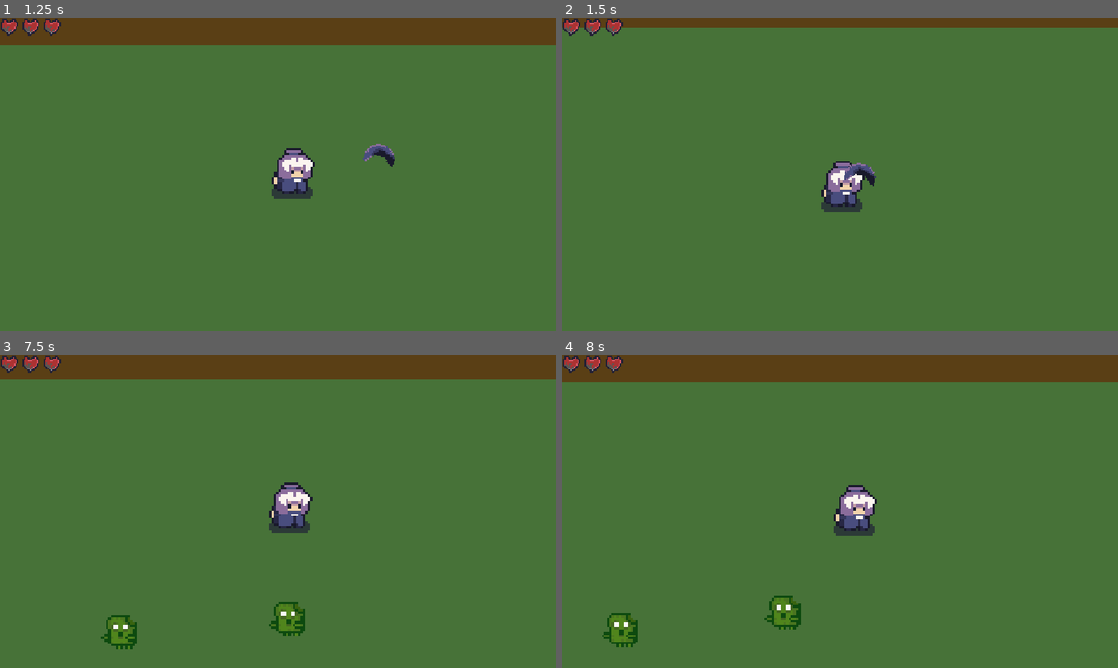
Above: before the commit, frames 1-4 (two rows, left to right).
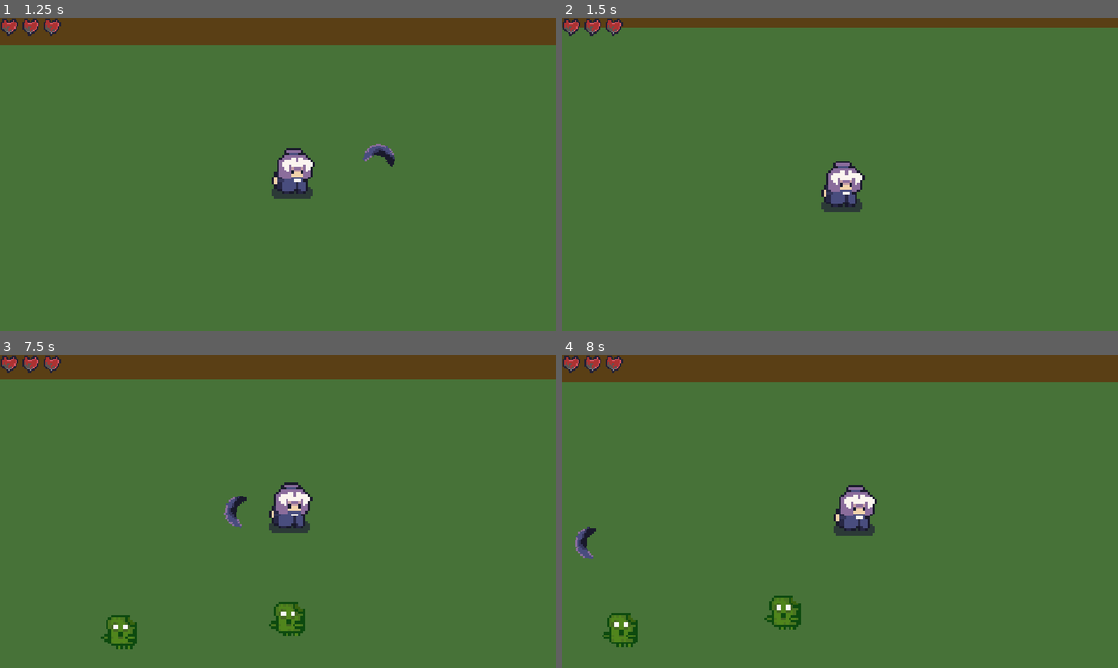
Above: after the commit, the same moments.

Repository: AlloyFoot/boomerangblr
Game: Godot game, scene res://scenes/level_1.tscn
Same seed, same stepped clock (60 frames per second), same inputs: the game is played once before the commit and once after it.
Inputs (mouse positions are in pixels of both pictures, inside the frame that each line leads up to):
- Up to frame 1 (1.25 s): tap Enter at 0.5 s; move the mouse to (400, 158) at 0.52 s; press the mouse at (400, 158) at 0.53 s; hold D (move_right) from 0.53 s (still down)
- Up to frame 2 (1.5 s): move the mouse to (728, 190) at 1.27 s; release D (move_right) at 1.28 s; release the mouse at (728, 190) at 1.28 s; hold Down (move_down) from 1.28 s (still down); click (728, 190) at 1.35 s
- Up to frame 3 (7.5 s): move the mouse to (333, 442) at 2.02 s; release Down (move_down) at 2.03 s; press the mouse at (333, 442) at 2.03 s; hold D (move_right) 2.03-2.78 s; move the mouse to (250, 574) at 2.77 s; release the mouse at (250, 574) at 2.78 s; hold W (move_up) 2.78-3.53 s; click (250, 574) at 2.85 s; move the mouse to (444, 558) at 3.52 s; press the mouse at (444, 558) at 3.53 s; hold A (move_left) 3.53-5.03 s; move the mouse to (111, 464) at 4.27 s; release the mouse at (111, 464) at 4.28 s; click (111, 464) at 4.35 s; move the mouse to (305, 511) at 5.02 s; press the mouse at (305, 511) at 5.03 s; hold Down (move_down) 5.03-5.78 s; move the mouse to (194, 433) at 5.77 s; release the mouse at (194, 433) at 5.78 s; hold D (move_right) 5.78-6.53 s; click (194, 433) at 5.85 s; move the mouse to (400, 495) at 6.52 s; press the mouse at (400, 495) at 6.53 s; hold W (move_up) 6.53-7.28 s; move the mouse to (166, 527) at 7.27 s; release the mouse at (166, 527) at 7.28 s; hold D (move_right) from 7.28 s (still down); click (166, 527) at 7.35 s
- Up to frame 4 (8 s): keep holding D (move_right)

Frame 1 is identical in both runs. In frame 2, 0.2% of the frame differs, in the area x 50-57%, y 46-54%; in frame 3, 0.2%, in the area x 40-45%, y 45-56%; in frame 4, 0.2%.

Commit message:
zombies die now

Diff:
--- a/scenes/boomerang.tscn
+++ b/scenes/boomerang.tscn
@@ -9,6 +9,8 @@
 
 [node name="Area2D" type="Area2D" unique_id=1110388412]
 scale = Vector2(4, 4)
+collision_layer = 9
+collision_mask = 9
 script = ExtResource("1_q1dmq")
 
 [node name="Sprite2D" type="Sprite2D" parent="." unique_id=562484800]
@@ -17,4 +19,7 @@
 
 [node name="CollisionShape2D" type="CollisionShape2D" parent="." unique_id=355708074]
 position = Vector2(0, 3)
+scale = Vector2(1.2, 1.2)
 shape = SubResource("CapsuleShape2D_ymhcm")
+
+[connection signal="body_entered" from="." to="." method="_on_body_entered"]
--- a/scenes/zombie.tscn
+++ b/scenes/zombie.tscn
@@ -5,8 +5,10 @@
 
 [sub_resource type="RectangleShape2D" id="RectangleShape2D_httt1"]
 
-[node name="CharacterBody2D" type="CharacterBody2D" unique_id=30725421]
+[node name="CharacterBody2D" type="CharacterBody2D" unique_id=30725421 groups=["Zombies"]]
 scale = Vector2(2.5, 2.5)
+collision_layer = 9
+collision_mask = 9
 script = ExtResource("1_1vlb3")
 
 [node name="Sprite2D" type="Sprite2D" parent="." unique_id=706804535]
--- a/scripts/boomerang.gd
+++ b/scripts/boomerang.gd
@@ -11,21 +11,28 @@
 var max_distance: float = 400.0
 var traveled_distance: float = 0.0
 
+# Grace period timer so it doesn't instantly hit the player on spawn
+var ignore_player_timer: float = 0.15
+
 func throw(throw_direction: Vector2, throwing_player: Node2D) -> void:
 	player = throwing_player
 	current_state = State.THROWING
 	velocity = throw_direction.normalized() * speed
 	traveled_distance = 0.0
+	ignore_player_timer = 0.15
 
-	# Reparent to the root/world so it doesn't move with the player
 	var world = get_tree().current_scene
 	var current_parent = get_parent()
 	if current_parent != world:
 		current_parent.remove_child(self)
 		world.add_child(self)
-		global_position = throwing_player.global_position
+		# Spawn further ahead of the player to avoid collision overlap
+		global_position = throwing_player.global_position + (throw_direction.normalized() * 40.0)
 
 func _physics_process(delta: float) -> void:
+	if ignore_player_timer > 0:
+		ignore_player_timer -= delta
+
 	match current_state:
 		State.IDLE:
 			return
@@ -33,9 +40,8 @@
 		State.THROWING:
 			position += velocity * delta
 			traveled_distance += velocity.length() * delta
-			rotation += 25.0 * delta # Spin effect
+			rotation += 25.0 * delta
 
-			# Switch to returning once max distance is reached
 			if traveled_distance >= max_distance:
 				current_state = State.RETURNING
 
@@ -44,13 +50,11 @@
 				_catch_and_destroy()
 				return
 
-			# Continuously steer towards the player's current position
 			var direction = (player.global_position - global_position).normalized()
 			velocity = direction * speed
 			position += velocity * delta
-			rotation += 25.0 * delta # Spin effect
+			rotation += 25.0 * delta
 
-			# Catch check: if close enough to player, collect it
 			if global_position.distance_to(player.global_position) < 30.0:
 				_catch_and_destroy()
 
@@ -58,10 +62,20 @@
 	returned.emit()
 	queue_free()
 
-# Optional: Handle hitting walls or enemies
 func _on_body_entered(body: Node2D) -> void:
-	if body == player and current_state == State.RETURNING:
-		_catch_and_destroy()
+	if body == player:
+		if current_state == State.RETURNING and ignore_player_timer <= 0:
+			_catch_and_destroy()
+		return
+
+	elif body.is_in_group("Zombies"):
+		if body.has_method("die"):
+			body.die()
+		else:
+			body.queue_free()
+
+		if current_state == State.THROWING:
+			current_state = State.RETURNING
+
 	elif not body.is_in_group("Player") and current_state == State.THROWING:
-		# Turn back early if it hits a wall/obstacle
 		current_state = State.RETURNING
